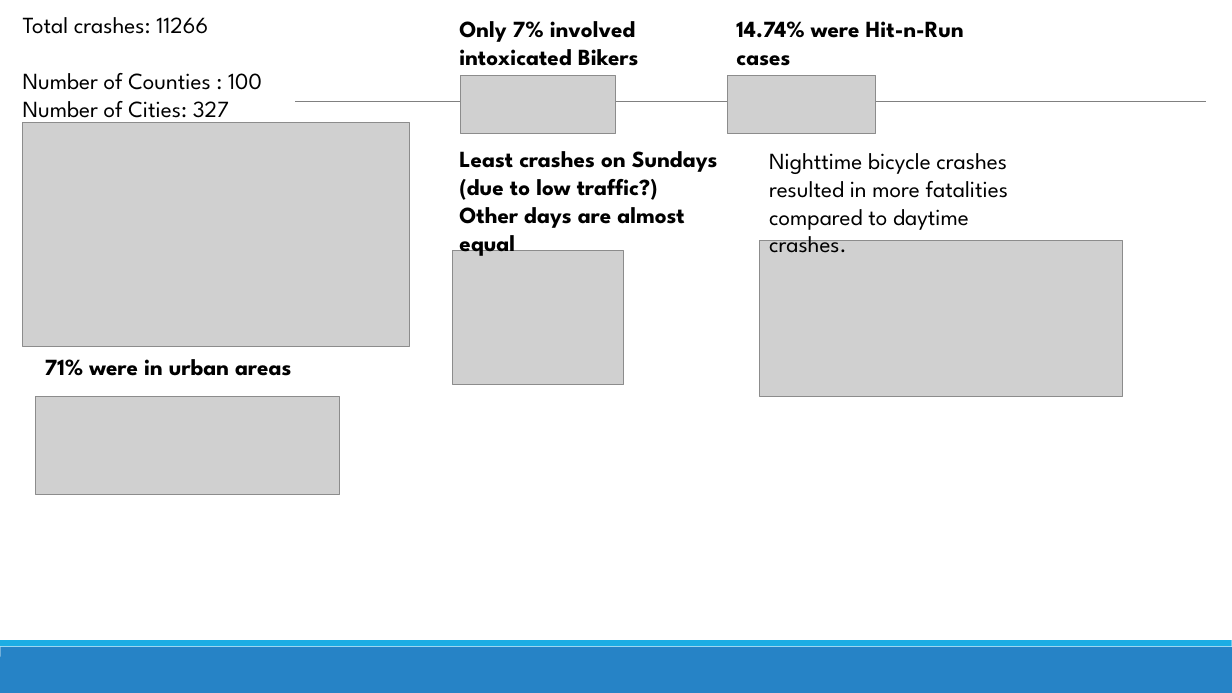
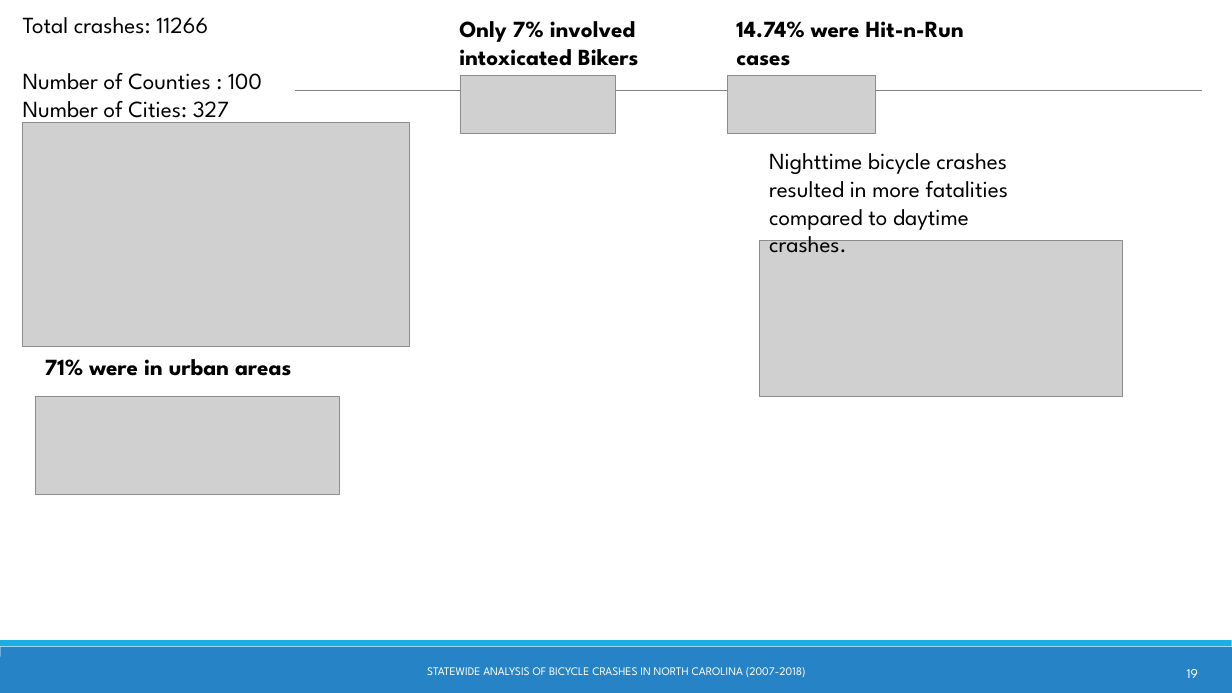
Before and after one commit to waghrayrashi/project-1, a slide deck: slide 19 of Project 1 - Group 2 - Statewide Bicycle Crash Analysis.pptx (slide 12 before the commit). Drawn at 1232x693 pixels with LibreOffice and Linux fonts; fonts in the diff are those of the drawing; grey boxes stand for pictures. Boxes give left, top, right and bottom in pixels: in the first picture for what was removed or moved away, otherwise in the second. Text is boxed around its words. In the diff, an @@ line names an element or a change of style, - is before the commit and + after.

Commit message:
fatality analysis updated

```diff
--- a/Project 1 - Group 2 - Statewide Bicycle Crash Analysis.pptx
+++ b/Project 1 - Group 2 - Statewide Bicycle Crash Analysis.pptx
@@ line moved from (36, 102) - (1206, 102) to (32, 90) - (1202, 90) @@
@@ text removed at <box>459,151,718,257</box> @@
-Least crashes on Sundays (due to low traffic?)
-Other days are almost equal
@@ picture removed at <box>453,251,624,385</box> @@
@@ text added at <box>427,667,806,677</box>, 9 pt, text #FFFFFF @@
+STATEWIDE ANALYSIS OF BICYCLE CRASHES IN NORTH CAROLINA (2007-2018)
@@ page number added at <box>1187,669,1198,678</box>, 10.5 pt, text #FFFFFF @@
+19
```
Also in this commit, not shown: 6 other slides changed, 13 slides added, 11 slides removed, 22 other files.
